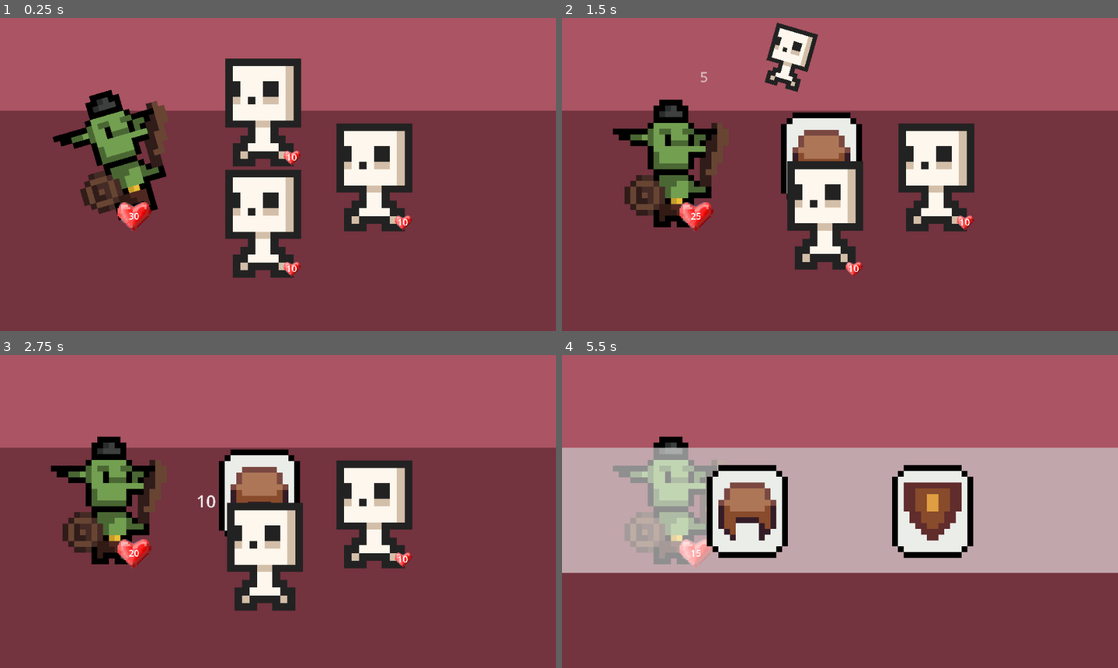
Above: before the commit, frames 1-4 (two rows, left to right).
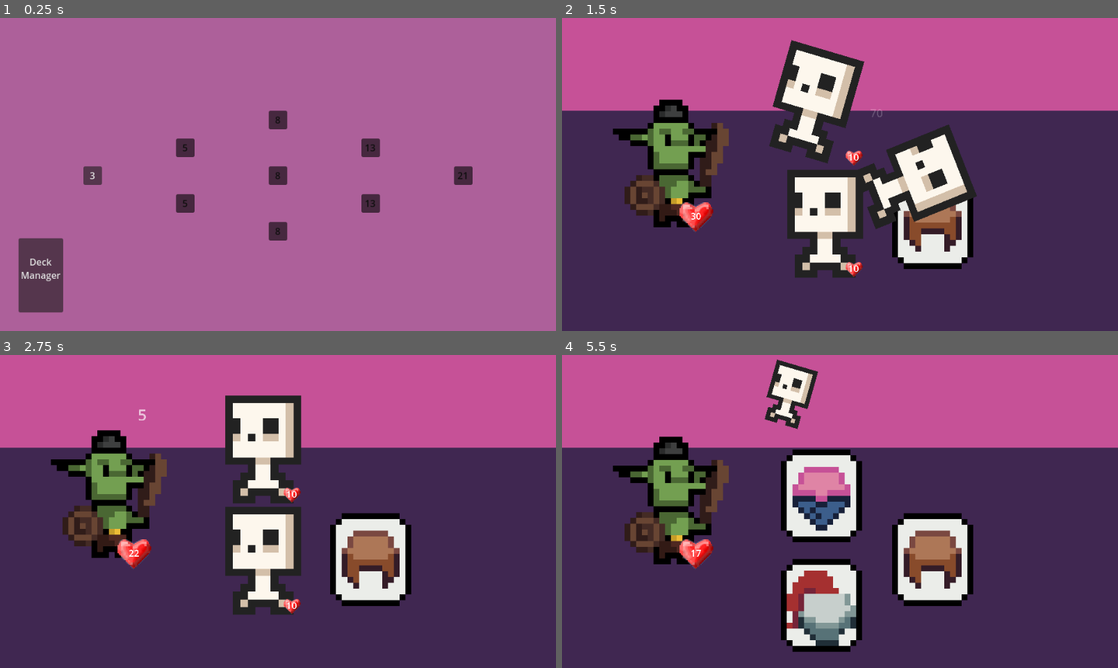
Above: after the commit, the same moments.

Repository: jakmik2/rogue-cards
Game: Godot game, scene res://scenes/Overworld.tscn
The game is run twice, just before and just after one commit, with the same random seed, the same clock (stepped at 60 frames per second) and the same inputs. Before the commit the project starts from res://scenes/Arena.tscn.
Inputs (mouse positions are in pixels of both pictures, inside the frame that each line leads up to):
- Up to frame 1 (0.25 s): no input
- Up to frame 2 (1.5 s): click (656, 174) at 0.5 s, where only the run after the commit has a clickable "3"; move the mouse to (823, 158) at 1.27 s
- Up to frame 3 (2.75 s): click (261, 495) at 1.52 s; move the mouse to (166, 527) at 2.02 s; click (166, 527) at 2.27 s
- Up to frame 4 (5.5 s): move the mouse to (895, 442) at 2.77 s; move the mouse to (812, 574) at 3.52 s; click (812, 574) at 3.77 s; move the mouse to (934, 558) at 4.27 s; click (934, 558) at 4.52 s; move the mouse to (673, 464) at 5.02 s; click (673, 464) at 5.27 s

The runs differ from the first frame. In frame 1, 100% of the frame differs, in the area x 0-100%, y 0-100%; in frame 2, 91%; in frame 3, 95%; in frame 4, 99%.

Commit message:
Completed Level Prerequisites and Node Traversal.

Diff:
--- a/project.godot
+++ b/project.godot
@@ -11,7 +11,7 @@
 [application]
 
 config/name="Cards of Fate"
-run/main_scene="res://scenes/Arena.tscn"
+run/main_scene="res://scenes/Overworld.tscn"
 config/features=PackedStringArray("4.2", "Forward Plus")
 config/icon="res://icon.svg"
 
--- a/scenes/Arena.tscn
+++ b/scenes/Arena.tscn
@@ -12,14 +12,14 @@
 offset_right = 960.0
 offset_bottom = 540.0
 mouse_filter = 2
-color = Color(0.671546, 0.330101, 0.390367, 1)
+color = Color(0.776471, 0.317647, 0.592157, 1)
 
 [node name="Floor" type="ColorRect" parent="."]
 offset_top = 160.0
 offset_right = 960.0
 offset_bottom = 540.0
 mouse_filter = 2
-color = Color(0.450567, 0.200789, 0.246698, 1)
+color = Color(0.25098, 0.152941, 0.317647, 1)
 
 [node name="Player" parent="." instance=ExtResource("3_xsis2")]
 position = Vector2(192, 353.256)
--- a/scenes/Overworld.tscn
+++ b/scenes/Overworld.tscn
@@ -14,97 +14,105 @@
 layout_mode = 0
 offset_right = 960.0
 offset_bottom = 540.0
-color = Color(0.503935, 0.511399, 0.386688, 1)
+color = Color(0.67904, 0.378467, 0.605407, 1)
 
 [node name="Levels" type="Control" parent="."]
 anchors_preset = 0
 
-[node name="Level" parent="Levels" instance=ExtResource("3_fp77y")]
+[node name="Level1" parent="Levels" instance=ExtResource("3_fp77y")]
 layout_mode = 0
-offset_left = 208.0
+offset_left = 144.0
 offset_top = 256.0
-offset_right = 240.0
+offset_right = 176.0
 offset_bottom = 288.0
-enemies = Array[String](["Skele1"])
+enemies = Array[String](["Skele0", "Skele0", "Skele0"])
 
-[node name="Level2" parent="Levels" node_paths=PackedStringArray("prereqs") instance=ExtResource("3_fp77y")]
+[node name="Level2" parent="Levels" instance=ExtResource("3_fp77y")]
 layout_mode = 0
-offset_left = 336.0
-offset_top = 160.0
-offset_right = 368.0
-offset_bottom = 192.0
-enemies = Array[String](["Skele0", "Skele0"])
-prereqs = [NodePath("../Level")]
+offset_left = 304.0
+offset_top = 208.0
+offset_right = 336.0
+offset_bottom = 240.0
+enemies = Array[String](["Skele0", "Skele0", "Skele0", "Skele0", "Skele0"])
+prereqs = Array[String](["Level1"])
+overworld_level = 1
 
-[node name="Level3" parent="Levels" node_paths=PackedStringArray("prereqs") instance=ExtResource("3_fp77y")]
+[node name="Level3" parent="Levels" instance=ExtResource("3_fp77y")]
 layout_mode = 0
-offset_left = 336.0
-offset_top = 352.0
-offset_right = 368.0
-offset_bottom = 384.0
-enemies = Array[String](["Skele0", "Skele0"])
-prereqs = [NodePath("../Level")]
+offset_left = 304.0
+offset_top = 304.0
+offset_right = 336.0
+offset_bottom = 336.0
+enemies = Array[String](["Skele0", "Skele1", "Skele1"])
+prereqs = Array[String](["Level1"])
+overworld_level = 1
 
-[node name="Level4" parent="Levels" node_paths=PackedStringArray("prereqs") instance=ExtResource("3_fp77y")]
+[node name="Level4" parent="Levels" instance=ExtResource("3_fp77y")]
 layout_mode = 0
 offset_left = 464.0
-offset_top = 64.0
+offset_top = 160.0
 offset_right = 496.0
-offset_bottom = 96.0
-enemies = Array[String](["Skele0", "Skele0"])
-prereqs = [NodePath("../Level2")]
+offset_bottom = 192.0
+enemies = Array[String](["Skele1", "Skele2", "Skele2"])
+prereqs = Array[String](["Level2"])
+overworld_level = 2
 
-[node name="Level5" parent="Levels" node_paths=PackedStringArray("prereqs") instance=ExtResource("3_fp77y")]
+[node name="Level5" parent="Levels" instance=ExtResource("3_fp77y")]
 layout_mode = 0
 offset_left = 464.0
 offset_top = 256.0
 offset_right = 496.0
 offset_bottom = 288.0
-enemies = Array[String](["Skele0", "Skele0"])
-prereqs = [NodePath("../Level2"), NodePath("../Level3")]
+enemies = Array[String](["Skele3", "Skele3"])
+prereqs = Array[String](["Level2", "Level3"])
+overworld_level = 2
 
-[node name="Level6" parent="Levels" node_paths=PackedStringArray("prereqs") instance=ExtResource("3_fp77y")]
+[node name="Level6" parent="Levels" instance=ExtResource("3_fp77y")]
 layout_mode = 0
 offset_left = 464.0
-offset_top = 448.0
+offset_top = 352.0
 offset_right = 496.0
-offset_bottom = 480.0
-enemies = Array[String](["Skele0", "Skele0"])
-prereqs = [NodePath("../Level3")]
+offset_bottom = 384.0
+enemies = Array[String](["Skele1", "Skele0", "Skele0", "Skele1", "Skele1"])
+prereqs = Array[String](["Level3"])
+overworld_level = 2
 
-[node name="Level7" parent="Levels" node_paths=PackedStringArray("prereqs") instance=ExtResource("3_fp77y")]
+[node name="Level7" parent="Levels" instance=ExtResource("3_fp77y")]
 layout_mode = 0
-offset_left = 592.0
-offset_top = 160.0
-offset_right = 624.0
-offset_bottom = 192.0
-enemies = Array[String](["Skele0", "Skele0"])
-prereqs = [NodePath("../Level4"), NodePath("../Level5")]
+offset_left = 624.0
+offset_top = 208.0
+offset_right = 656.0
+offset_bottom = 240.0
+enemies = Array[String](["Skele1", "Skele1", "Skele1", "Skele2", "Skele3"])
+prereqs = Array[String](["Level4", "Level5"])
+overworld_level = 3
 
-[node name="Level8" parent="Levels" node_paths=PackedStringArray("prereqs") instance=ExtResource("3_fp77y")]
+[node name="Level8" parent="Levels" instance=ExtResource("3_fp77y")]
 layout_mode = 0
-offset_left = 592.0
-offset_top = 352.0
-offset_right = 624.0
-offset_bottom = 384.0
-enemies = Array[String](["Skele0", "Skele0"])
-prereqs = [NodePath("../Level5"), NodePath("../Level6")]
+offset_left = 624.0
+offset_top = 304.0
+offset_right = 656.0
+offset_bottom = 336.0
+enemies = Array[String](["Skele2", "Skele4", "Skele4"])
+prereqs = Array[String](["Level5", "Level6"])
+overworld_level = 3
 
-[node name="Level9" parent="Levels" node_paths=PackedStringArray("prereqs") instance=ExtResource("3_fp77y")]
+[node name="Level9" parent="Levels" instance=ExtResource("3_fp77y")]
 layout_mode = 0
-offset_left = 720.0
+offset_left = 784.0
 offset_top = 256.0
-offset_right = 752.0
+offset_right = 816.0
 offset_bottom = 288.0
-enemies = Array[String](["Skele0", "Skele0"])
-prereqs = [NodePath("../Level7"), NodePath("../Level8")]
+enemies = Array[String](["Skele4", "Skele2", "Skele2", "Skele4", "Skele4"])
+prereqs = Array[String](["Level7", "Level8"])
+overworld_level = 4
 
 [node name="DeckManager" type="Button" parent="."]
 layout_mode = 0
-offset_left = 88.0
-offset_top = 384.0
-offset_right = 165.0
-offset_bottom = 512.0
+offset_left = 32.0
+offset_top = 380.0
+offset_right = 109.0
+offset_bottom = 508.0
 text = "Deck
 Manager
 
@@ -113,6 +121,5 @@
 [node name="UI" type="CanvasLayer" parent="."]
 
 [node name="TextDisplay" parent="UI" instance=ExtResource("1_x8wxk")]
-visible = false
 
 [node name="PauseMenu" parent="UI" instance=ExtResource("4_4yow4")]
--- a/scenes/UI/TextDisplay.tscn
+++ b/scenes/UI/TextDisplay.tscn
@@ -21,9 +21,8 @@
 [node name="TextBox" type="RichTextLabel" parent="."]
 layout_mode = 0
 offset_left = 8.0
-offset_top = 8.0
 offset_right = 400.0
-offset_bottom = 104.0
+offset_bottom = 96.0
 mouse_filter = 2
 theme = SubResource("Theme_c3lpe")
 bbcode_enabled = true
--- a/scripts/Arena.gd
+++ b/scripts/Arena.gd
@@ -44,7 +44,6 @@
 var enemy_lineup : Array[String]
 
 # utils
-var rng = RandomNumberGenerator.new()
 var paused = false
 var counter: float = 0.0;
 
@@ -113,7 +112,7 @@
 		var target: BaseEntity = player
 
 		# assign source and target for attack
-		var enemy_idx = rng.randi_range(0, enemies.size() - 1)
+		var enemy_idx = randi_range(0, enemies.size() - 1)
 		if (current_actor == player):
 			source = player
 			target = enemies[enemy_idx]
@@ -183,7 +182,10 @@
 	delay_timer.wait_time = 0.5
 	delay_timer.start()
 	await delay_timer.timeout
+	# give deck to global
 	player.deck_to_global()
+	Global.current_overworld_level += 1
+	# go back to overworld
 	get_tree().change_scene_to_file("res://scenes/Overworld.tscn")
 
 func hide_tooltip():
--- a/scripts/BaseEntity.gd
+++ b/scripts/BaseEntity.gd
@@ -33,12 +33,12 @@
 
 	# look up stats in Global dictionary, TODO tier modifiers
 	var entity_stats = Global.stat_lookup[entity_name]
-	health = entity_stats["health"] * ( 1 + monster_tier / 2)
-	armor_class = entity_stats["armor_class"] * ( 1 + monster_tier / 2)
-	damage = entity_stats["damage"] * ( 1 + monster_tier / 2)
-	speed = entity_stats["speed"] * ( 1 + monster_tier / 2)
-	crit_chance = entity_stats["crit_chance"] * ( 1 + monster_tier / 2)
-	crit_damage = entity_stats["crit_damage"] * ( 1 + monster_tier / 2)
+	health = entity_stats["health"] * ( 1 + monster_tier)
+	armor_class = entity_stats["armor_class"] * ( 1 + monster_tier)
+	damage = entity_stats["damage"] * ( 1 + monster_tier)
+	speed = entity_stats["speed"] * ( 1 + monster_tier)
+	crit_chance = entity_stats["crit_chance"] * ( 1 + monster_tier)
+	crit_damage = entity_stats["crit_damage"] * ( 1 + monster_tier)
 
 func get_speed() -> int:
 	return speed
--- a/scripts/Global.gd
+++ b/scripts/Global.gd
@@ -5,8 +5,8 @@
 	"B" : "helm",
 	"C" : "torso",
 	"D" : "weapon",
-	"E" : "boots",
-	"F" : "gloves",
+	"E" : "gloves",
+	"F" : "boots",
 }
 
 var ITEM_MATERIAL = {
@@ -28,16 +28,18 @@
 	"A" : "worn",
 	"B" : "fine",
 	"C" : "exceptional",
+	"D" : "perfect"
 }
 
 var ITEM_TIER = {
 	"A" : "common",
 	"B" : "rare",
 	"C" : "magic",
+	"D" : "legendary",
 }
 
+enum mods { A, B, C, D, }
 
-# enum tier_and_rarity { A, B, C }
 # base stat increase, increased by base tier + rarity + 1
 var BASE_STAT_INCREASE = {
 	"health"		: 10,
@@ -52,8 +54,8 @@
 	"helm" 		: ["health", "damage"],
 	"torso" 	: ["armor_class", "health"],
 	"weapon" 	: ["damage", "crit_chance"],
-	"boots" 	: ["crit_chance", "speed"],
-	"gloves" 	: ["speed", "armor_class"],
+	"gloves" 	: ["crit_chance", "speed"],
+	"boots" 	: ["speed", "armor_class"],
 }
 
 var LOOT_DESCRIPTIONS = {
@@ -79,9 +81,10 @@
 
 var TIER_COLORS = {
 	0 : "ffffff",
-	1 : "00ffff",
-	2 : "ffff00",
-	3 : "ff0000",
+	1 : "73bed3",
+	2 : "de9e41",
+	3 : "a53030",
+	4 : "c65197",
 }
 
 var stat_lookup = {
@@ -89,7 +92,7 @@
 	"Player" : {
 		"health"		: 30,
 		"armor_class"	: 0,
-		"damage"		: 10,
+		"damage"		: 70,
 		"speed"			: 11,
 		"crit_chance"	: 0,
 		"crit_damage"	: 5,
@@ -107,3 +110,6 @@
 
 var current_arena_loadout : Array[String] = ["Skele0", "Skele0", "Skele0"]
 var current_player_deck : Array[String] = []
+
+var current_overworld_level = 0
+var current_level_name : String
--- a/scripts/Level.gd
+++ b/scripts/Level.gd
@@ -2,34 +2,54 @@
 
 
 @export var enemies : Array[String] = ["Skele1", "Skele1", "Skele1"]
-@export var prereqs : Array[Button]
+@export var prereqs : Array[String]
+@export var overworld_level : int
 
 @onready var tooltip = get_owner().get_node("UI/TextDisplay")
 
 var description = ""
 var difficulty = 0
 var clickable = false
-var completed = false
 
 
 func _ready():
+	# create a description of enemies
 	for enemy in enemies:
-		if enemy == "None0":
-			continue
-		else:
-			difficulty += enemy.right(1).to_int() + 1
-			description += enemy + " "
+		difficulty += enemy.right(1).to_int() + 1
+		description += (
+			enemy.left(5) + " Tier " + str(enemy.right(1).to_int() + 1) + "\n"
+		)
+
 	text = str(difficulty)
 
+	# if x value of level == this level node, evaluate if prereqs are satisfied if applicable
+	if (
+		overworld_level == Global.current_overworld_level and
+		(Global.current_level_name in prereqs or
+		(Global.current_level_name == "" and overworld_level == 0))
+	):
+		clickable = true
+	elif overworld_level < Global.current_overworld_level:
+		# if player has completed level
+		self_modulate = "777777"
+	else:
+		# if level is locked
+		self_modulate = "111111"
+
 func _on_mouse_entered():
-	if !clickable:
+	if clickable:
 		tooltip.change_text(description)
-		tooltip.show()
+	else:
+		tooltip.change_text("Level\nLocked")
+	tooltip.fit()
+	tooltip.show()
 
 func _on_mouse_exited():
 	tooltip.hide()
 
 func _on_pressed():
-	# select level, transfer level data to Global.current_arena_loadout then load arena scene
-	Global.current_arena_loadout = enemies
-	get_tree().change_scene_to_file("res://scenes/Arena.tscn")
+	if clickable:
+		# select level, transfer level data to Global.current_arena_loadout then load arena scene
+		Global.current_level_name = name
+		Global.current_arena_loadout = enemies
+		get_tree().change_scene_to_file("res://scenes/Arena.tscn")
--- a/scripts/Loot.gd
+++ b/scripts/Loot.gd
@@ -28,11 +28,13 @@
 
 	var sprite_path = "res://sprites/"
 	# determine sprite_path dynamically depending on loot_code
+	print(loot_code)
 	if loot_code[0] == "A":
 		sprite_path += "card/" + Global.CARD_TYPE[loot_code[1]] + ".png"
 	else:
 		sprite_path += (
-			"equipment/" + Global.EQUIPMENT_CATEGORY[loot_code[0]] + \
+			#"equipment/" + Global.EQUIPMENT_CATEGORY[loot_code[0]] + \
+			"equipment/" + "helm" + \
 			"-" + Global.ITEM_MATERIAL[loot_code[1]] + ".png"
 		)
 
--- a/scripts/LootManager.gd
+++ b/scripts/LootManager.gd
@@ -4,19 +4,19 @@
 enum EquipmentCategory { A,B,C,D,E,F }
 enum ItemMaterial { A,B,C }
 enum CardType { A,B,C,D,E,F }
-enum ItemRarity { A,B,C }
-enum ItemTier { A,B,C }
+enum ItemRarity { A,B,C,D }
+enum ItemTier { A,B,C,D }
 
 # Define the drop rates for different categories
-var loot_drop_rate = 0.7  # 60% chance of dropping equipment/card
+var loot_drop_rate = 0.85  # 85% chance of dropping equipment/card
 var category_drop_rates = {
 	# 50/50 for equipment or card
-	EquipmentCategory.A: 0.75,	# new card
-	EquipmentCategory.B: 0.25,	# helm
-	EquipmentCategory.C: 0.00,	# torso
-	EquipmentCategory.D: 0.00,	# weapon
-	EquipmentCategory.E: 0.00,	# boots
-	EquipmentCategory.F: 0.00,	# gloves
+	EquipmentCategory.A: 0.1,	# new card
+	EquipmentCategory.B: 0.18,	# helm
+	EquipmentCategory.C: 0.22,	# torso
+	EquipmentCategory.D: 0.20,	# weapon
+	EquipmentCategory.E: 0.16,	# gloves
+	EquipmentCategory.F: 0.14,	# boots
 }
 
 # Define the drop rates for different materials
@@ -40,14 +40,16 @@
 var rarity_drop_rates = {
 	ItemRarity.A: 0.75,
 	ItemRarity.B: 0.20,
-	ItemRarity.C: 0.05,
+	ItemRarity.C: 0.045,
+	ItemRarity.D: 0.005,
 }
 
 # Define the drop rates for item tier
 var tier_drop_rates = {
 	ItemTier.A: 0.6,
 	ItemTier.B: 0.3,
-	ItemTier.C: 0.1,
+	ItemTier.C: 0.09,
+	ItemTier.D: 0.01
 }
 
 
@@ -60,7 +62,7 @@
 	var loot_code = str(EquipmentCategory.keys()[choose_category()])
 
 	# pick card_type if card or material if equipment
-	if loot_code[0] == "C":
+	if loot_code[0] == "A":
 		loot_code += str(CardType.keys()[choose_card_type()])
 	else:
 		loot_code += str(ItemMaterial.keys()[choose_material()])
--- a/scripts/Overworld.gd
+++ b/scripts/Overworld.gd
@@ -8,6 +8,9 @@
 	# connect signals for pause button and exit button
 	pause_menu.get_node("PauseReturn").pressed.connect(_on_close_button_pressed)
 	pause_menu.get_node("ExitButton").pressed.connect(_on_exit_button_pressed)
+
+	# set custom tooltip params for Overworld scene
+	tooltip.overworld_setup()
 
 	# hide tooltip until hovering over level
 	tooltip.hide()
--- a/scripts/Player.gd
+++ b/scripts/Player.gd
@@ -2,8 +2,6 @@
 
 var deck : Array[String]
 var equipment_modifiers : Dictionary
-
-enum mods { A, B, C }
 
 # placeholder/reminder for future use
 # TODO add equipment sprite to character
@@ -45,7 +43,7 @@
 		# get base stat increase
 		Global.BASE_STAT_INCREASE[stat_modified] *
 		# mult by (tier + rarity + 1)
-		(mods[equipment_code[2]] + mods[equipment_code[2]] + 1)
+		(Global.mods[equipment_code[2]] + Global.mods[equipment_code[2]] + 1)
 	)
 
 func deck_to_global() -> void:
--- a/scripts/UI/TextDisplay.gd
+++ b/scripts/UI/TextDisplay.gd
@@ -1,8 +1,6 @@
 extends Control
 
-enum mods { A, B, C }
-
-@onready var backing = $Backing
+@onready var backing : ColorRect = $Backing
 @onready var textbox = $TextBox
 
 
@@ -19,19 +17,24 @@
 	#if mpos.y > get_viewport_rect().size.y /2:
 		#position.y -= backing.size.y - 32
 
+func fit():
+	# fit to the content
+	await get_tree().process_frame
+	textbox.fit_content = true
+	backing.size = textbox.size
+
+
 func change_text(new_text):
-	textbox.fit_content = true
-	backing.size = textbox.size + Vector2(16,16)
-	await get_tree().process_frame
 	textbox.text = new_text
+	fit()
 
 func display_loot(code):
 	# display WORN MAGIC ARCANE WEAPON for equipment
 	# display FINE RARE DEATH for card
 	textbox.text = (
-		"[color="+ Global.TIER_COLORS[mods[code[2]]] +"]" +
+		"[color="+ Global.TIER_COLORS[Global.mods[code[2]]] +"]" +
 		Global.ITEM_RARITY[code[2]].capitalize() + "[/color] " +
-		"[color="+ Global.TIER_COLORS[mods[code[3]]] +"]" +
+		"[color="+ Global.TIER_COLORS[Global.mods[code[3]]] +"]" +
 		Global.ITEM_TIER[code[3]].capitalize() + "[/color] "
 	)
 
@@ -43,5 +46,7 @@
 
 	textbox.text += Global.EQUIPMENT_CATEGORY[code[0]].capitalize()
 
-	textbox.fit_content = false
-	textbox.fit_content = true
+	fit()
+
+func overworld_setup():
+	textbox.size.x = 200
